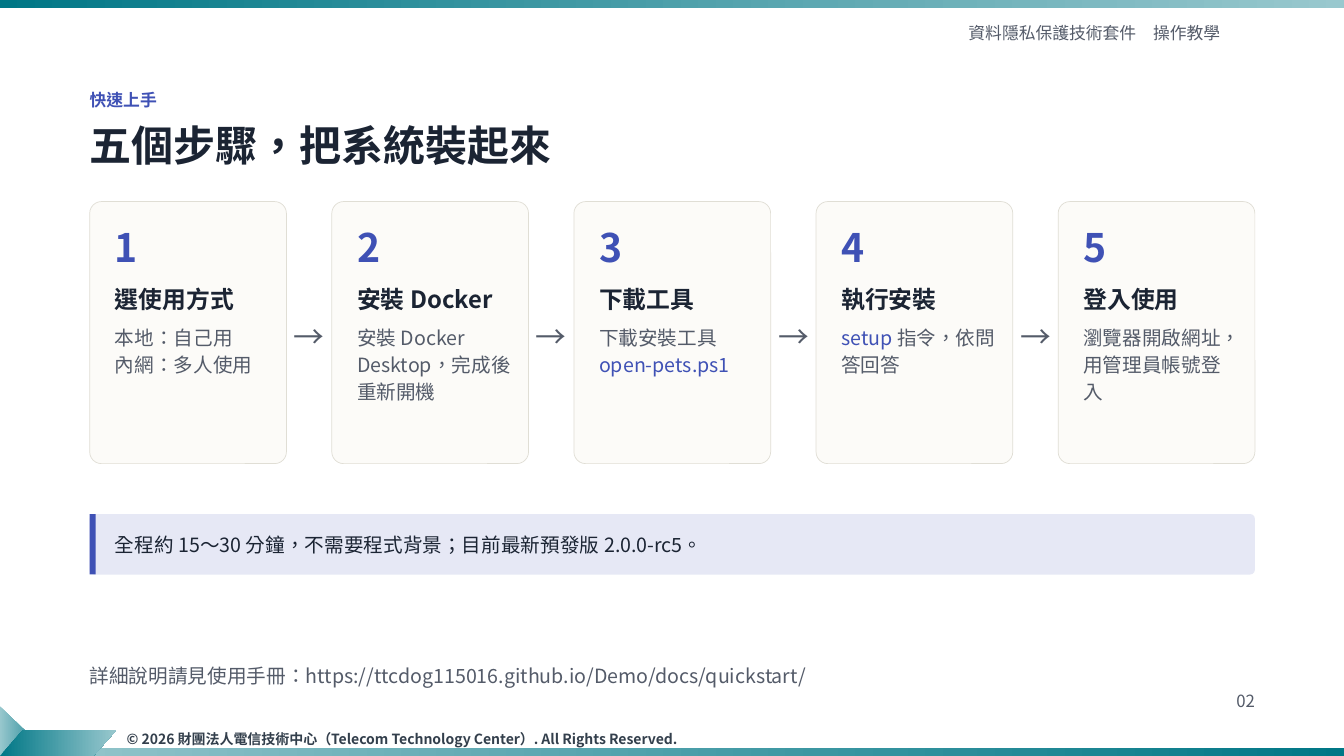
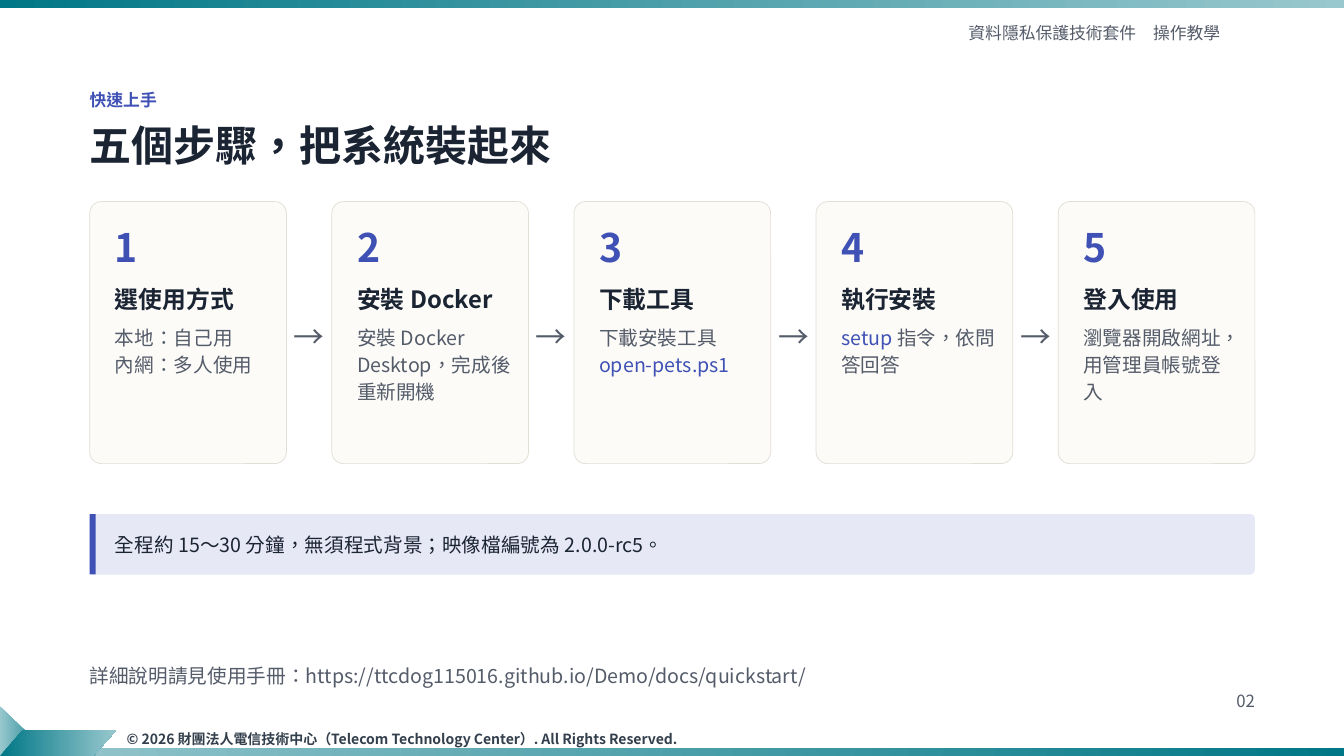
Before and after one commit to ttcdog115016/Demo, a slide deck: slide 2 of slides/資料隱私保護技術套件_操作教學_TTC樣板_v4.pptx. Drawn at 1344x756 pixels with LibreOffice and Linux fonts; fonts in the diff are those of the drawing; background and template pictures are left out. Boxes give left, top, right and bottom in pixels: in the first picture for what was removed or moved away, otherwise in the second. Text is boxed around its words. In the diff, an @@ line names an element or a change of style, - is before the commit and + after.

```diff
--- a/slides/資料隱私保護技術套件_操作教學_TTC樣板_v4.pptx
+++ b/slides/資料隱私保護技術套件_操作教學_TTC樣板_v4.pptx
@@ text at bbox=[115, 535, 663, 554]: text changed @@
-全程約 15～30 分鐘，不需要程式背景；目前最新預發版 2.0.0-rc5。
+全程約 15～30 分鐘，無須程式背景；映像檔編號為 2.0.0-rc5。
```
Also in this commit, not shown: 12 other slides changed, 7 other files.
